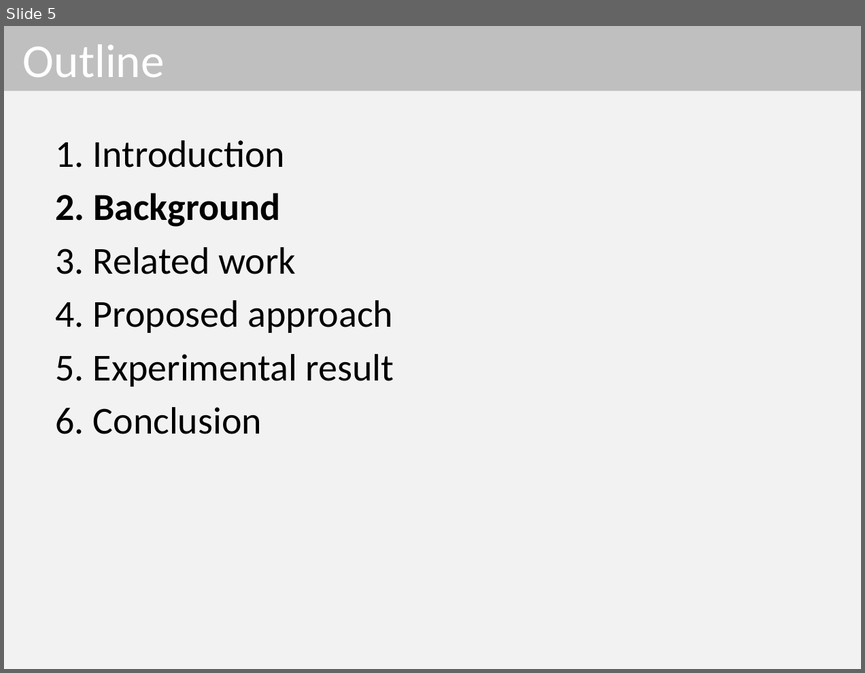
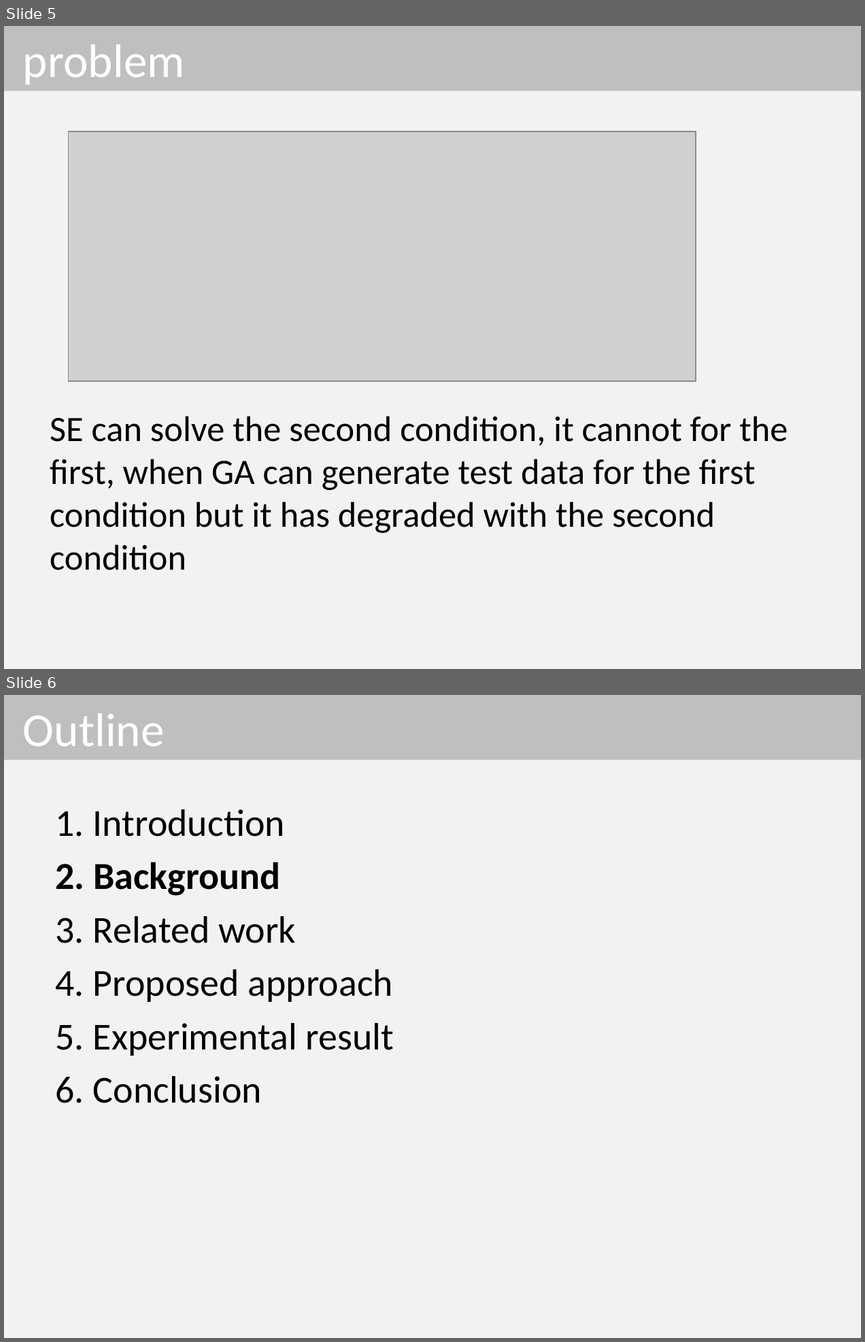
Before and after one commit to dinhngocthi/GAsource, a slide deck: CFT4CUnitSrc/src/report/ACOMP2016_Presentation.pptx. Shown one above the other, each under a label of ours: slide 5 before the commit, slides 5 and 6 after it. The pictures are 865x673 and 865x1342 pixels, drawn with LibreOffice and Linux fonts; fonts in the diff are those of the drawing; grey boxes stand for pictures. Boxes give left, top, right and bottom in pixels: in the first picture for what was removed or moved away, otherwise in the second. Text is boxed around its words. In the diff, an @@ line names an element or a change of style, - is before the commit and + after.

```diff
--- a/CFT4CUnitSrc/src/report/ACOMP2016_Presentation.pptx
+++ b/CFT4CUnitSrc/src/report/ACOMP2016_Presentation.pptx
@@ slide 5 added at [4,26,861,669], background #F2F2F2 @@
@@ title added at [4,26,861,91], fill #BFBFBF, 39.6 pt, text #FFFFFF @@
+problem
@@ picture added at [68,131,696,381] @@
@@ text added at [50,416,787,570], 30 pt, text #000000 @@
+SE can solve the second condition, it cannot for the first, when GA can generate test data for the first condition but it has degraded with the second condition
@@ what was slide 5 is now slide 6 @@
```
Also in this commit, not shown: 1 slide changed, 3 other slides added.
